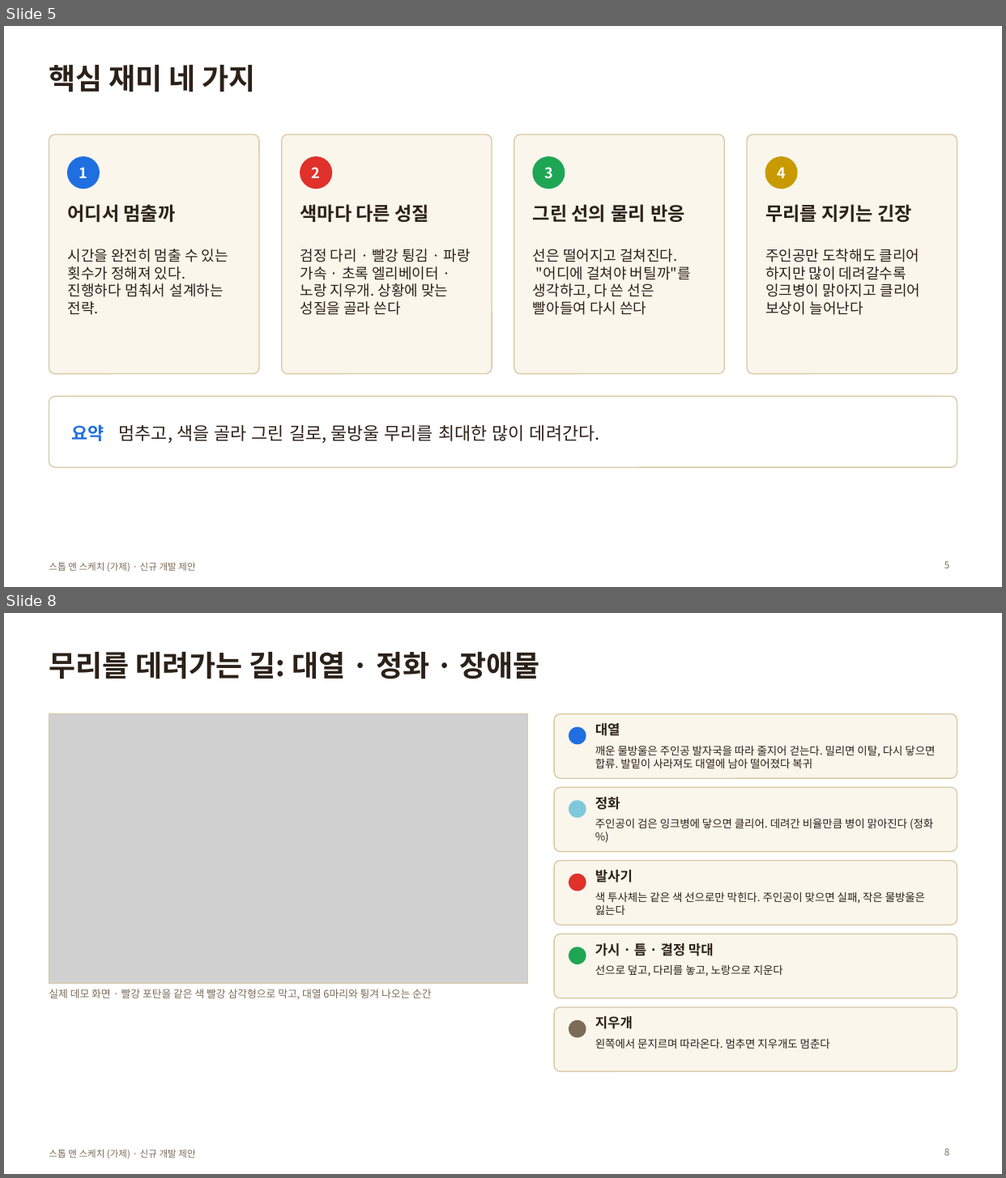
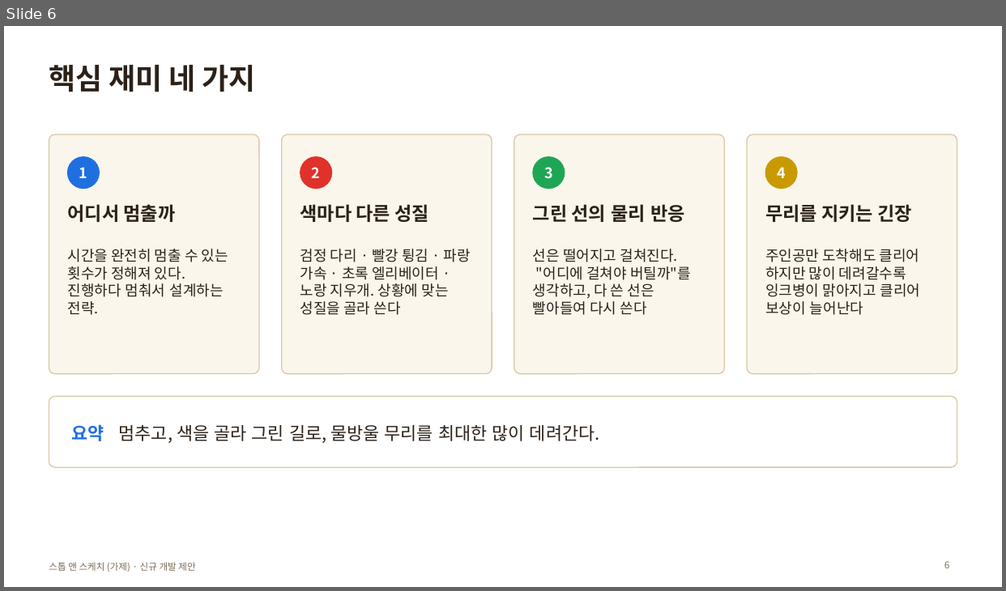
Before and after one commit to willy9068/Stop-Sketch, a slide deck: 스톱앤스케치_제안서.pptx. Shown one above the other, each under a label of ours: slides 5 and 8 before the commit, slide 6 after it; the slides between them are not shown. The pictures are 1006x1178 and 1006x591 pixels, drawn with LibreOffice and Linux fonts; fonts in the diff are those of the drawing; grey boxes stand for pictures. Boxes give left, top, right and bottom in pixels: in the first picture for what was removed or moved away, otherwise in the second. Text is boxed around its words. In the diff, an @@ line names an element or a change of style, - is before the commit and + after.

```diff
--- a/스톱앤스케치_제안서.pptx
+++ b/스톱앤스케치_제안서.pptx
@@ slide 8 removed at [4,613,1002,1174], background #FFFFFF; not listed: 1 template element that a slide beside it also shows @@
@@ title removed at [49,652,540,679] @@
-무리를 데려가는 길: 대열 · 정화 · 장애물
@@ picture removed at [49,714,528,983] @@
@@ rectangle removed at [49,714,528,983] @@
@@ rounded rectangle removed at [554,714,957,778] @@
@@ ellipse removed at [569,727,586,744] @@
@@ text removed at [595,723,620,736] @@
-대열
@@ text removed at [595,746,935,769] @@
-깨운 물방울은 주인공 발자국을 따라 줄지어 걷는다. 밀리면 이탈, 다시 닿으면 합류. 발밑이 사라져도 대열에 남아 떨어졌다 복귀
@@ rounded rectangle removed at [554,787,957,852] @@
@@ ellipse removed at [569,801,586,817] @@
@@ text removed at [595,797,620,810] @@
-정화
@@ text removed at [595,819,933,830] @@
-주인공이 검은 잉크병에 닿으면 클리어. 데려간 비율만큼 병이 맑아진다 (정화 %)
@@ rounded rectangle removed at [554,861,957,925] @@
@@ ellipse removed at [569,875,586,891] @@
@@ text removed at [595,870,633,883] @@
-발사기
@@ text removed at [595,892,925,915] @@
-색 투사체는 같은 색 선으로만 막힌다. 주인공이 맞으면 실패, 작은 물방울은 잃는다
@@ rounded rectangle removed at [554,934,957,999] @@
@@ ellipse removed at [569,948,586,964] @@
@@ text removed at [595,941,714,959] @@
-가시 · 틈 · 결정 막대
@@ text removed at [595,965,783,977] @@
-선으로 덮고, 다리를 놓고, 노랑으로 지운다
@@ text removed at [49,989,432,999] @@
-실제 데모 화면 · 빨강 포탄을 같은 색 빨강 삼각형으로 막고, 대열 6마리와 튕겨 나오는 순간
@@ rounded rectangle removed at [554,1007,957,1072] @@
@@ ellipse removed at [569,1021,586,1037] @@
@@ text removed at [595,1016,633,1029] @@
-지우개
@@ text removed at [595,1039,830,1049] @@
-왼쪽에서 문지르며 따라온다. 멈추면 지우개도 멈춘다
@@ page number removed at [944,1148,949,1156] @@
-8
@@ what was slide 5 is now slide 6 @@
@@ page number at [944,561,949,569]: text changed @@
-5
+6
```
Also in this commit, not shown: 4 slides changed, 2 other slides removed, 8 other files.
